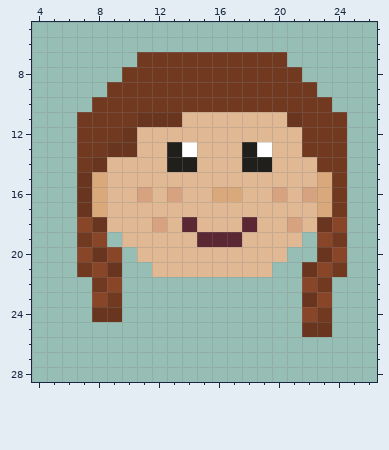
Edited in one commit: pixel-art sprite (Sprites/Chef 5.png). The picture above was drawn from the file before the commit.
The file is 32x32 pixels. Colours within 5 levels of each other are drawn and written as one. Shown: x 4..26, y 5..28.
Now the later version:
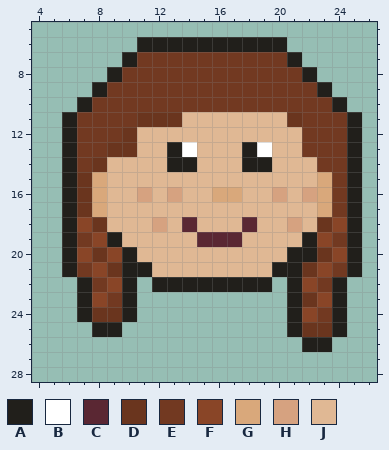
Palette (. is transparent): A #211f1b  B #ffffff  C #5a2733  D #6a351e  E #723921  F #894527  G #d9a87b  H #d6a280  J #e0b894
From old to new:
There is now colour A in row 6 at x 11 to 20; in row 7 at x 10 and 21; in row 8 at x 9 and 22; in row 9 at x 8 and 23; in row 10 at x 7 and 24; in rows 11 to 18 at x 6 and 25.
There is now colour A in row 19 at x 6, 9, 22 and 25; in row 20 at x 6, 10, 21 to 22 and 25; in row 21 at x 6, 10 to 11, 20 to 21 and 25; in row 22 at x 7, 10, 12 to 19, 21 and 24; in rows 23 to 24 at x 7, 10, 21 and 24; in row 25 at x 8 to 9, 21 and 24.
There is now colour A in row 26 at x 22 to 23.
